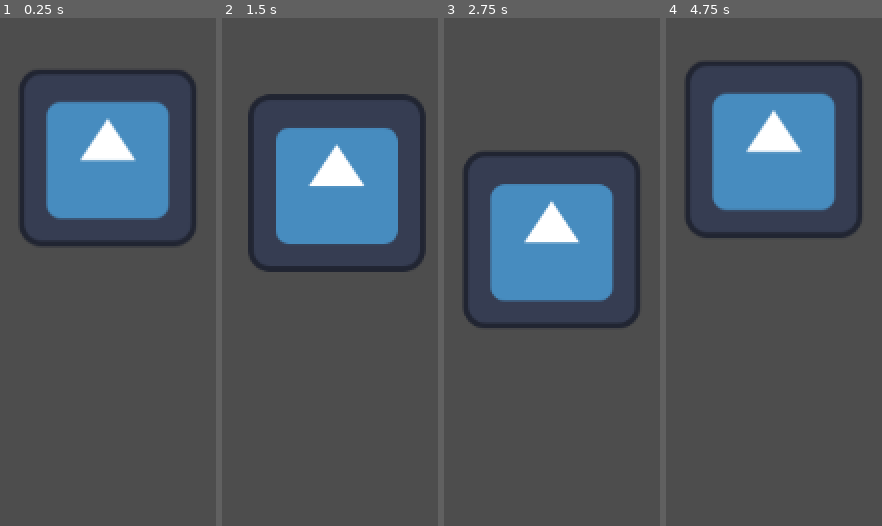
Above: before the commit, frames 1-4 (left to right).
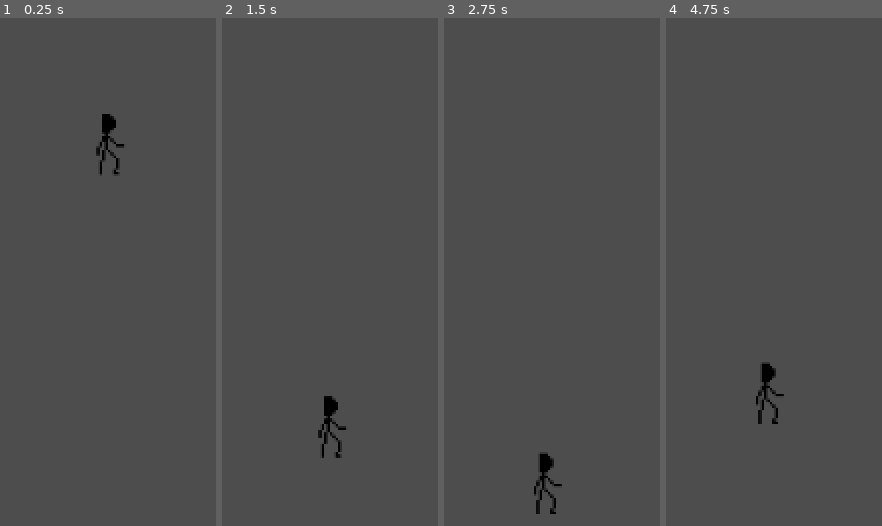
Above: after the commit, the same moments.

Repository: erikdervik/eisen-und-ehre
Game: Godot game, scene res://game.tscn
Same seed, same stepped clock (60 frames per second), same inputs: the game is played once before the commit and once after it. The engine's default icon, where the game draws it, is replaced by a stand-in: a white triangle on a blue panel in a dark square.
Inputs:
- Up to frame 1 (0.25 s): no input
- Up to frame 2 (1.5 s): hold D (p1_right) from 0.53 s (still down); tap W (p1_jump) at 0.77 s
- Up to frame 3 (2.75 s): tap W (p1_jump) at 1.52 s; tap Enter at 2 s; release D (p1_right) at 2.03 s; hold A (p1_left) from 2.03 s (still down)
- Up to frame 4 (4.75 s): tap Space at 2.75 s; release A (p1_left) at 2.78 s; hold D (p1_right) 2.78-4.28 s; tap W (p1_jump) at 3.02, 3.77, 4.52 s; tap Enter at 4.25 s; hold A (p1_left) from 4.28 s (still down)

The runs differ from the first frame. In frame 1, 17% of the frame differs, in the area x 9-91%, y 10-45%; in frame 2, 17%; in frame 3, 17%; in frame 4, 18%, in the area x 9-91%, y 8-80%.

Commit message:
Animation of Player
animationen dem player hinzugefügt
hitbox dem player angepasst

Diff:
--- a/player.tscn
+++ b/player.tscn
@@ -1,14 +1,220 @@
-[gd_scene load_steps=5 format=3 uid="uid://br7lgik01bxy8"]
+[gd_scene load_steps=30 format=3 uid="uid://br7lgik01bxy8"]
 
 [ext_resource type="Script" uid="uid://dh43ii3wk17t7" path="res://fechter.gd" id="1_onrkg"]
-[ext_resource type="Texture2D" uid="uid://cketlll47mru4" path="res://icon.svg" id="2_i3pqv"]
+[ext_resource type="Texture2D" uid="uid://ej0glevaplk4" path="res://assets/sprites/player1/fencing_sheet.png" id="2_onrkg"]
 
 [sub_resource type="CapsuleShape2D" id="CapsuleShape2D_hqtel"]
-radius = 81.0
-height = 162.0
+radius = 13.0
+height = 46.0
 
 [sub_resource type="RectangleShape2D" id="RectangleShape2D_onrkg"]
-size = Vector2(165, 278)
+size = Vector2(43, 46)
+
+[sub_resource type="AtlasTexture" id="AtlasTexture_i3pqv"]
+atlas = ExtResource("2_onrkg")
+region = Rect2(0, 110, 22, 22)
+
+[sub_resource type="AtlasTexture" id="AtlasTexture_hqtel"]
+atlas = ExtResource("2_onrkg")
+region = Rect2(22, 110, 22, 22)
+
+[sub_resource type="AtlasTexture" id="AtlasTexture_sweqy"]
+atlas = ExtResource("2_onrkg")
+region = Rect2(44, 110, 22, 22)
+
+[sub_resource type="AtlasTexture" id="AtlasTexture_onrkg"]
+atlas = ExtResource("2_onrkg")
+region = Rect2(0, 66, 22, 22)
+
+[sub_resource type="AtlasTexture" id="AtlasTexture_q13i1"]
+atlas = ExtResource("2_onrkg")
+region = Rect2(22, 66, 22, 22)
+
+[sub_resource type="AtlasTexture" id="AtlasTexture_pylmc"]
+atlas = ExtResource("2_onrkg")
+region = Rect2(0, 88, 22, 22)
+
+[sub_resource type="AtlasTexture" id="AtlasTexture_pbfsw"]
+atlas = ExtResource("2_onrkg")
+region = Rect2(22, 88, 22, 22)
+
+[sub_resource type="AtlasTexture" id="AtlasTexture_5tmop"]
+atlas = ExtResource("2_onrkg")
+region = Rect2(44, 88, 22, 22)
+
+[sub_resource type="AtlasTexture" id="AtlasTexture_7ahtn"]
+atlas = ExtResource("2_onrkg")
+region = Rect2(66, 88, 22, 22)
+
+[sub_resource type="AtlasTexture" id="AtlasTexture_7lmhl"]
+atlas = ExtResource("2_onrkg")
+region = Rect2(88, 88, 22, 22)
+
+[sub_resource type="AtlasTexture" id="AtlasTexture_dx0e4"]
+atlas = ExtResource("2_onrkg")
+region = Rect2(110, 88, 22, 22)
+
+[sub_resource type="AtlasTexture" id="AtlasTexture_jm5j8"]
+atlas = ExtResource("2_onrkg")
+region = Rect2(132, 88, 22, 22)
+
+[sub_resource type="AtlasTexture" id="AtlasTexture_2hs0m"]
+atlas = ExtResource("2_onrkg")
+region = Rect2(0, 22, 22, 22)
+
+[sub_resource type="AtlasTexture" id="AtlasTexture_1jxqw"]
+atlas = ExtResource("2_onrkg")
+region = Rect2(22, 22, 22, 22)
+
+[sub_resource type="AtlasTexture" id="AtlasTexture_dw050"]
+atlas = ExtResource("2_onrkg")
+region = Rect2(0, 44, 22, 22)
+
+[sub_resource type="AtlasTexture" id="AtlasTexture_b26j0"]
+atlas = ExtResource("2_onrkg")
+region = Rect2(22, 44, 22, 22)
+
+[sub_resource type="AtlasTexture" id="AtlasTexture_n7ghd"]
+atlas = ExtResource("2_onrkg")
+region = Rect2(44, 44, 22, 22)
+
+[sub_resource type="AtlasTexture" id="AtlasTexture_nvl01"]
+atlas = ExtResource("2_onrkg")
+region = Rect2(66, 44, 22, 22)
+
+[sub_resource type="AtlasTexture" id="AtlasTexture_ivps1"]
+atlas = ExtResource("2_onrkg")
+region = Rect2(0, 0, 22, 22)
+
+[sub_resource type="AtlasTexture" id="AtlasTexture_urp6f"]
+atlas = ExtResource("2_onrkg")
+region = Rect2(22, 0, 22, 22)
+
+[sub_resource type="AtlasTexture" id="AtlasTexture_bwjto"]
+atlas = ExtResource("2_onrkg")
+region = Rect2(44, 0, 22, 22)
+
+[sub_resource type="AtlasTexture" id="AtlasTexture_606se"]
+atlas = ExtResource("2_onrkg")
+region = Rect2(0, 0, 22, 22)
+
+[sub_resource type="AtlasTexture" id="AtlasTexture_u1c27"]
+atlas = ExtResource("2_onrkg")
+region = Rect2(22, 0, 22, 22)
+
+[sub_resource type="AtlasTexture" id="AtlasTexture_op7ga"]
+atlas = ExtResource("2_onrkg")
+region = Rect2(44, 0, 22, 22)
+
+[sub_resource type="SpriteFrames" id="SpriteFrames_q13i1"]
+animations = [{
+"frames": [{
+"duration": 1.0,
+"texture": SubResource("AtlasTexture_i3pqv")
+}, {
+"duration": 1.0,
+"texture": SubResource("AtlasTexture_hqtel")
+}, {
+"duration": 1.0,
+"texture": SubResource("AtlasTexture_sweqy")
+}],
+"loop": true,
+"name": &"backwards",
+"speed": 7.0
+}, {
+"frames": [{
+"duration": 1.0,
+"texture": SubResource("AtlasTexture_onrkg")
+}, {
+"duration": 1.0,
+"texture": SubResource("AtlasTexture_q13i1")
+}],
+"loop": true,
+"name": &"hit n stand",
+"speed": 5.0
+}, {
+"frames": [{
+"duration": 1.0,
+"texture": SubResource("AtlasTexture_pylmc")
+}, {
+"duration": 1.0,
+"texture": SubResource("AtlasTexture_pbfsw")
+}, {
+"duration": 1.0,
+"texture": SubResource("AtlasTexture_5tmop")
+}, {
+"duration": 1.0,
+"texture": SubResource("AtlasTexture_7ahtn")
+}, {
+"duration": 1.0,
+"texture": SubResource("AtlasTexture_7lmhl")
+}, {
+"duration": 1.0,
+"texture": SubResource("AtlasTexture_dx0e4")
+}, {
+"duration": 1.0,
+"texture": SubResource("AtlasTexture_jm5j8")
+}],
+"loop": true,
+"name": &"hit n walk",
+"speed": 7.0
+}, {
+"frames": [{
+"duration": 1.0,
+"texture": SubResource("AtlasTexture_2hs0m")
+}, {
+"duration": 1.0,
+"texture": SubResource("AtlasTexture_1jxqw")
+}],
+"loop": true,
+"name": &"idle",
+"speed": 5.0
+}, {
+"frames": [{
+"duration": 1.0,
+"texture": SubResource("AtlasTexture_dw050")
+}, {
+"duration": 1.0,
+"texture": SubResource("AtlasTexture_b26j0")
+}, {
+"duration": 1.0,
+"texture": SubResource("AtlasTexture_n7ghd")
+}, {
+"duration": 1.0,
+"texture": SubResource("AtlasTexture_nvl01")
+}],
+"loop": true,
+"name": &"lunge",
+"speed": 9.0
+}, {
+"frames": [{
+"duration": 1.0,
+"texture": SubResource("AtlasTexture_ivps1")
+}, {
+"duration": 1.0,
+"texture": SubResource("AtlasTexture_urp6f")
+}, {
+"duration": 1.0,
+"texture": SubResource("AtlasTexture_bwjto")
+}],
+"loop": true,
+"name": &"sprint",
+"speed": 10.0
+}, {
+"frames": [{
+"duration": 1.0,
+"texture": SubResource("AtlasTexture_606se")
+}, {
+"duration": 1.0,
+"texture": SubResource("AtlasTexture_u1c27")
+}, {
+"duration": 1.0,
+"texture": SubResource("AtlasTexture_op7ga")
+}],
+"loop": true,
+"name": &"walk",
+"speed": 7.0
+}]
 
 [node name="Fechter" type="CharacterBody2D"]
 script = ExtResource("1_onrkg")
@@ -16,11 +222,16 @@
 [node name="Area2D" type="Area2D" parent="."]
 
 [node name="CollisionShape2D" type="CollisionShape2D" parent="Area2D"]
+position = Vector2(0, -11)
 shape = SubResource("CapsuleShape2D_hqtel")
 
-[node name="AnimatedSprite2D" type="Sprite2D" parent="."]
-texture = ExtResource("2_i3pqv")
-
 [node name="CollisionShape2D" type="CollisionShape2D" parent="."]
-position = Vector2(0, 59)
+position = Vector2(1.5, -11)
 shape = SubResource("RectangleShape2D_onrkg")
+
+[node name="AnimatedSprite2D" type="AnimatedSprite2D" parent="."]
+position = Vector2(2, -10)
+scale = Vector2(2, 2)
+sprite_frames = SubResource("SpriteFrames_q13i1")
+animation = &"hit n walk"
+frame_progress = 0.9679188
--- a/project.godot
+++ b/project.godot
@@ -50,5 +50,6 @@
 
 [rendering]
 
+textures/canvas_textures/default_texture_filter=0
 renderer/rendering_method="gl_compatibility"
 renderer/rendering_method.mobile="gl_compatibility"
Binary file added: assets/sprites/player1/fencing_sheet.png
Not shown, added: assets/sprites/player1/fencing_sheet.png.import
